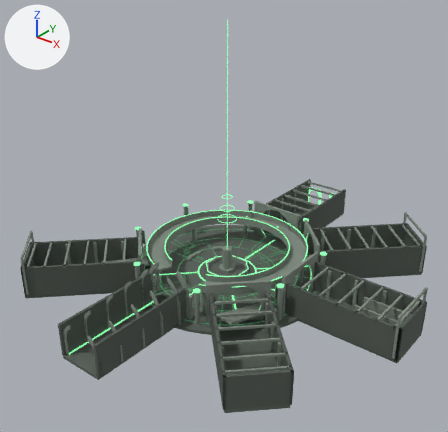
The glTF model room/models/lobby.glb as it was, and as the next commit left it.
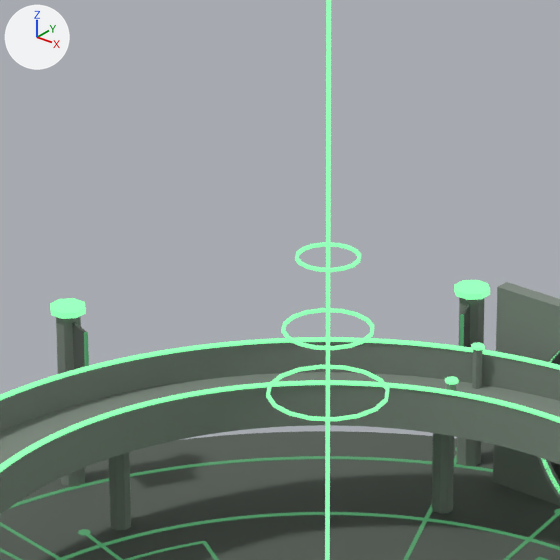
There are two pictures of each version: one whole from a 50 mm lens placed at (55.2, -69.8, 53.2), pointed at (0.2, -1.1, 10.6), one close up on the part from 39% to 59% of the width and 36% to 57% of the height. The axes (+X, +Y, +Z) are drawn at upper left. The lights are the same throughout. The first two pictures are the older version. Where no turn or scale is listed for an object, it has been applied to the vertices.

In view in the first close-up: 'lobby-000', 'lobby-003', 'lobby-025', 'lobby-069', 'lobby-070', 'lobby-071', 'lobby-087', 'lobby-088', 'lobby-089', 'lobby-090', 'lobby-139', 'lobby-144', 'lobby-145', 'lobby-149', 'lobby-150' and 16 more.
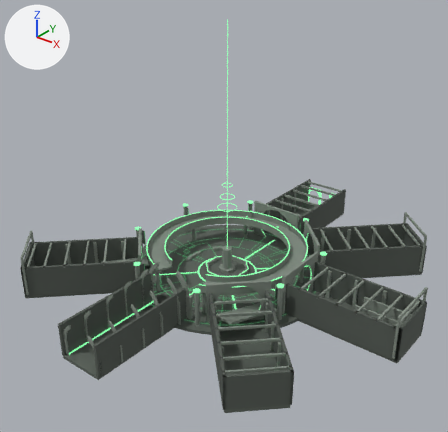
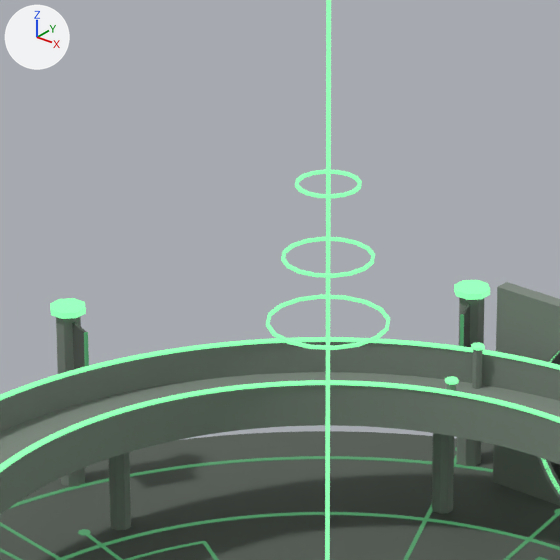
Changed parts and their boxes [x1, y1, x2, y2] in the close-ups (560 x 560 px):
'lobby-088', moved
    before: [266, 364, 389, 421]
    after: [266, 294, 390, 350]
'lobby-089', moved
    before: [281, 308, 374, 350]
    after: [281, 237, 375, 278]
'lobby-090', moved
    before: [295, 242, 361, 272]
    after: [295, 169, 362, 198]

What changed in the scene script:
```text
Change me_geometry_88:
    used by ob_lobby_088; location = (0.0, 0.0, 0.0)
    remove me_geometry_88.from_pydata(...)  # 64 vertices, 128 faces; spans x -1.59..1.59, y -1.59..1.59, z 9.6..9.68
    add me_geometry_88.from_pydata(...)  # 64 vertices, 128 faces; spans x -1.59..1.59, y -1.59..1.59, z 11.6..11.68
    me_geometry_88 part 1: the whole mesh is moved by (0.0, 0.0, 2.0)
Change me_geometry_89:
    used by ob_lobby_089; location = (0.0, 0.0, 0.0)
    remove me_geometry_89.from_pydata(...)  # 64 vertices, 128 faces; spans x -1.19..1.19, y -1.19..1.19, z 11.4..11.48
    add me_geometry_89.from_pydata(...)  # 64 vertices, 128 faces; spans x -1.19..1.19, y -1.19..1.19, z 13.4..13.48
    me_geometry_89 part 2: the whole mesh is moved by (0.0, 0.0, 2.0)
Change me_geometry_90:
    used by ob_lobby_090; location = (0.0, 0.0, 0.0)
    remove me_geometry_90.from_pydata(...)  # 64 vertices, 128 faces; spans x -0.84..0.84, y -0.84..0.84, z 13.4..13.48
    add me_geometry_90.from_pydata(...)  # 64 vertices, 128 faces; spans x -0.84..0.84, y -0.84..0.84, z 15.4..15.48
    me_geometry_90 part 3: the whole mesh is moved by (0.0, 0.0, 2.0)
```
